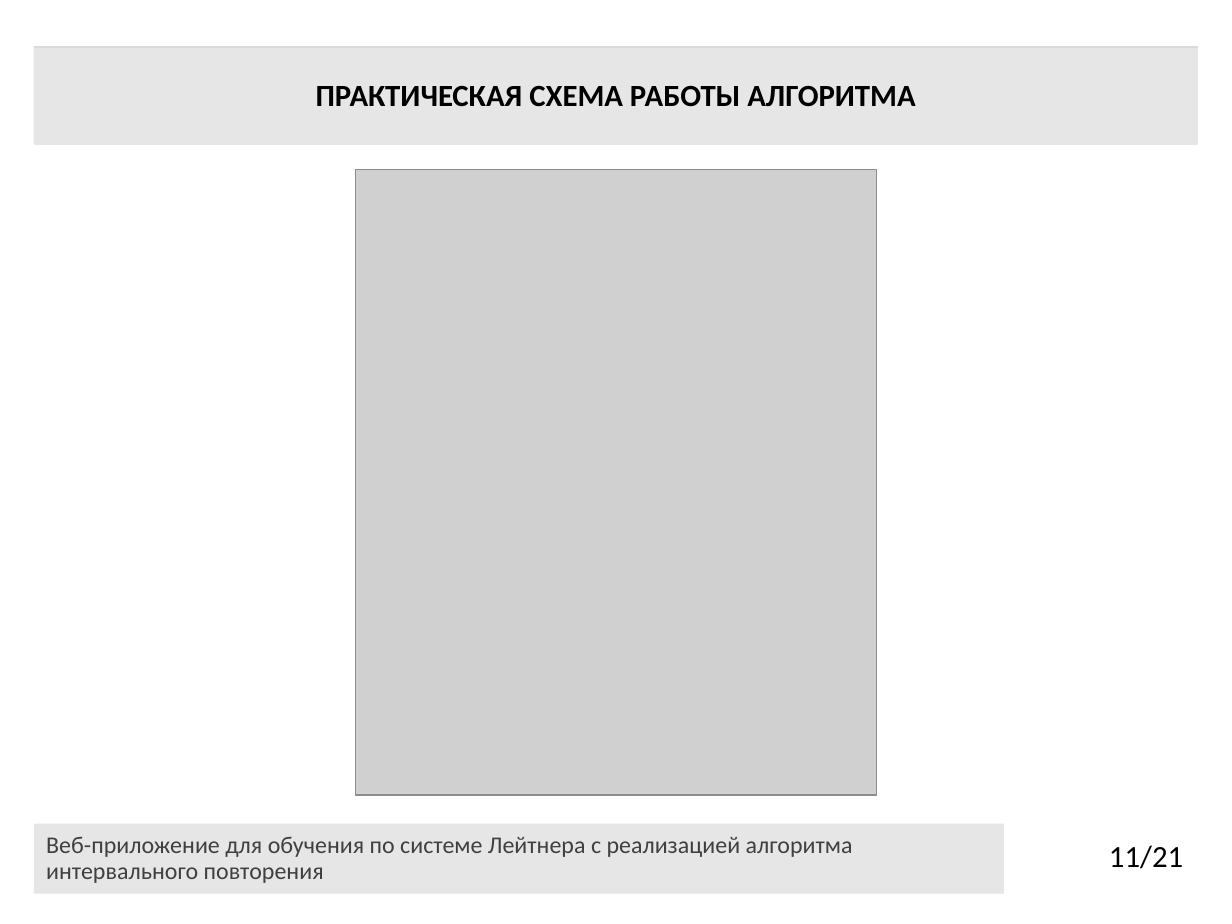
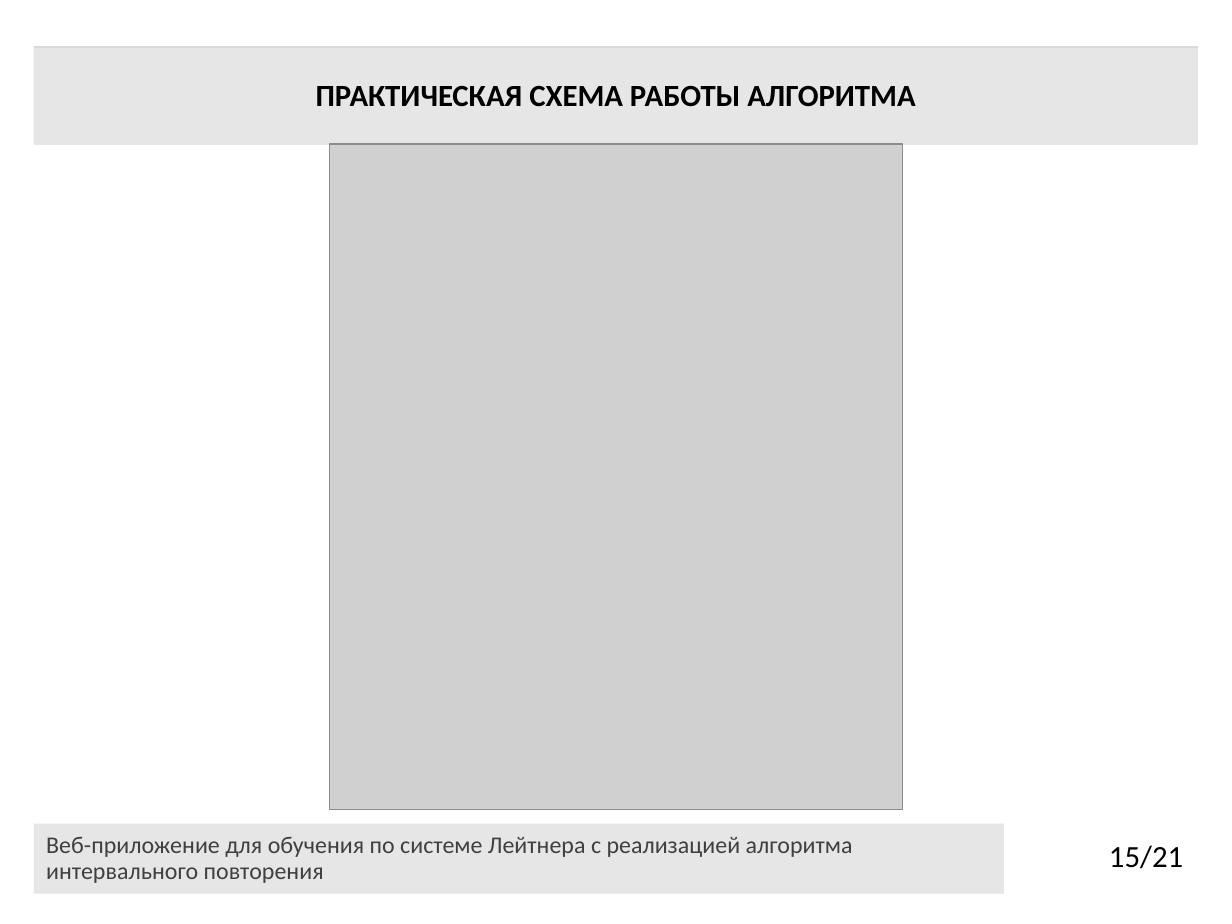
Before and after one commit to darik-cell/diplom, a slide deck: slide 15 of Презентация_Алёнушка_6401 — копия.pptx (slide 11 before the commit). Drawn at 1232x924 pixels with LibreOffice and Linux fonts; fonts in the diff are those of the drawing; grey boxes stand for pictures. Boxes give left, top, right and bottom in pixels: in the first picture for what was removed or moved away, otherwise in the second. Text is boxed around its words. In the diff, an @@ line names an element or a change of style, - is before the commit and + after.

```diff
--- a/Презентация_Алёнушка_6401 — копия.pptx
+++ b/Презентация_Алёнушка_6401 — копия.pptx
@@ picture: place and size @@
-picture at [356, 170, 877, 795]
+picture at [329, 144, 902, 809]
@@ page number at [1109, 845, 1183, 869]: text changed @@
-11/21
+15/21
```
Also in this commit, not shown: 5 other slides changed, 4 slides added, 5 other files.
